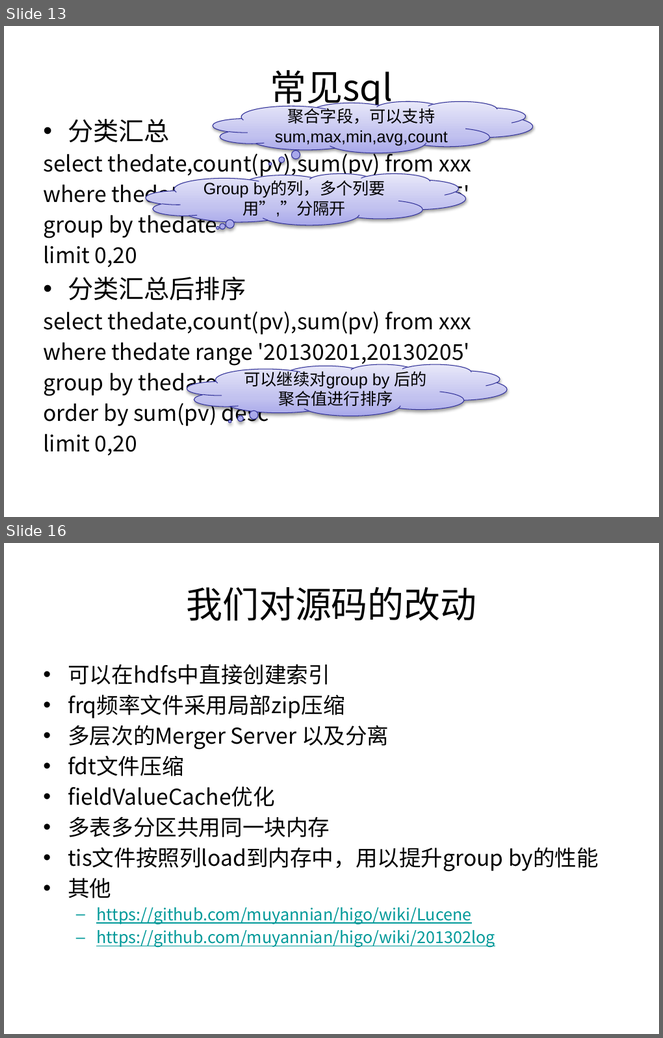
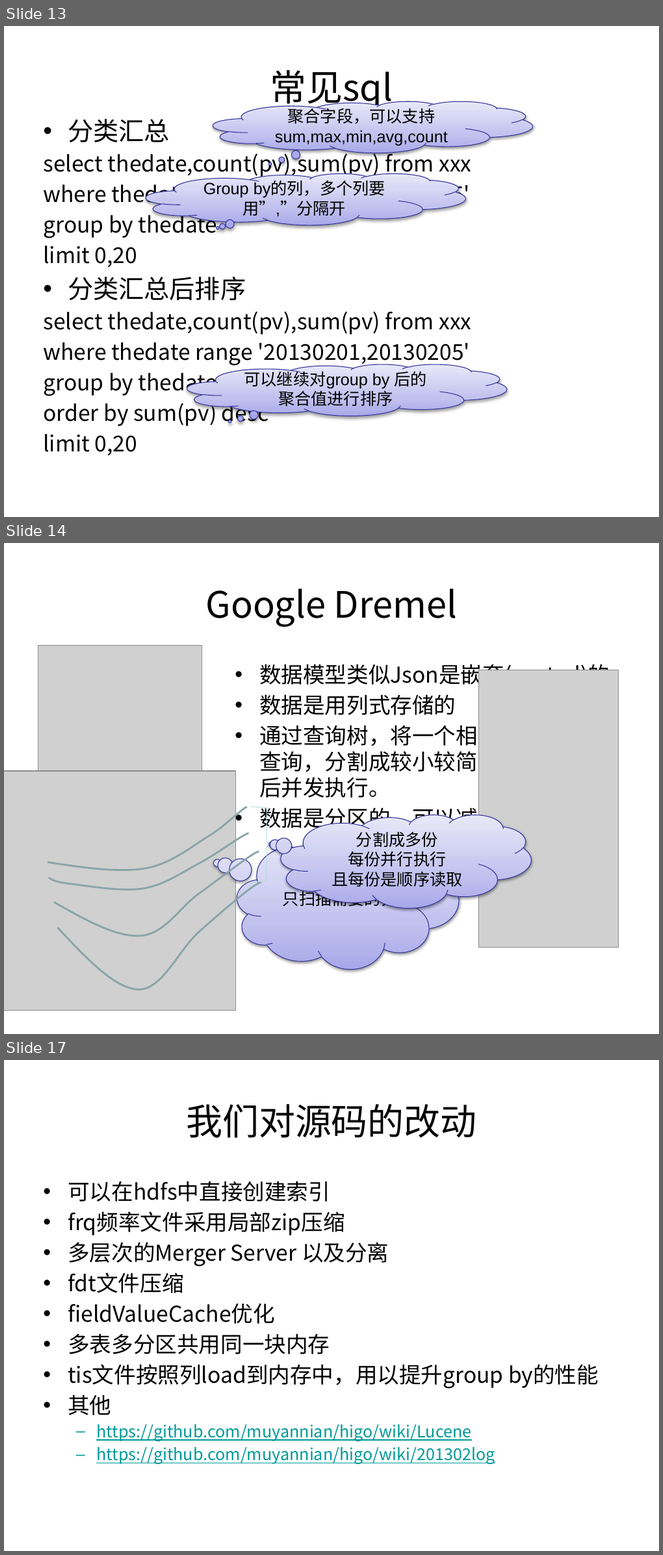
Before and after one commit to muyannian/higo, a slide deck: doc/higo.pptx. Shown one above the other, each under a label of ours: slides 13 and 16 before the commit, slides 13, 14 and 17 after it; the slides between them are not shown. The pictures are 663x1038 and 663x1555 pixels, drawn with LibreOffice and Linux fonts; fonts in the diff are those of the drawing; grey boxes stand for pictures; background and template pictures are left out. Boxes give left, top, right and bottom in pixels: in the first picture for what was removed or moved away, otherwise in the second. Text is boxed around its words. In the diff, an @@ line names an element or a change of style, - is before the commit and + after.

```diff
--- a/doc/higo.pptx
+++ b/doc/higo.pptx
@@ slide 14 added at [4,543,659,1034], background picture (left out) @@
@@ title added at [206,589,457,627], 40 pt, text #000000 @@
+Google Dremel
@@ picture added at [38,646,202,771] @@
@@ text added at [259,664,610,833], 24 pt, text #000000 @@
+• 数据模型类似Json是嵌套(nested)的
+• 数据是用列式存储的
+• 通过查询树，将一个相对巨大复杂的查询，分割成较小较简单的查询，然后并发执行。
+• 数据是分区的，可以减少扫描范围。
@@ picture added at [479,670,618,948] @@
@@ picture added at [4,771,235,1010] @@
@@ freeform shape added at [48,807,247,871], outline #8AA6A8 2 pt @@
@@ right brace added at [251,807,282,882], outline #B6DCDF 0.75 pt @@
@@ thought cloud added at [281,815,531,908], fill gradient #A9A9E9 to #C4C4EF to #E8E8FA, outline #2F2F98 0.75 pt, 18 pt, text #000000 @@
+分割成多份
+每份并行执行
+且每份是顺序读取
@@ freeform shape added at [49,834,249,889], outline #8AA6A8 2 pt @@
@@ freeform shape added at [54,852,259,937], outline #8AA6A8 2 pt @@
@@ thought cloud added at [237,835,460,969], fill gradient #A9A9E9 to #C4C4EF to #E8E8FA, outline #2F2F98 0.75 pt, 18 pt, text #000000 @@
+只扫描需要的列
@@ freeform shape added at [58,882,261,990], outline #8AA6A8 2 pt @@
@@ what was slide 16 is now slide 17 @@
```
Also in this commit, not shown: 4 slides changed, 1 other slide added.
